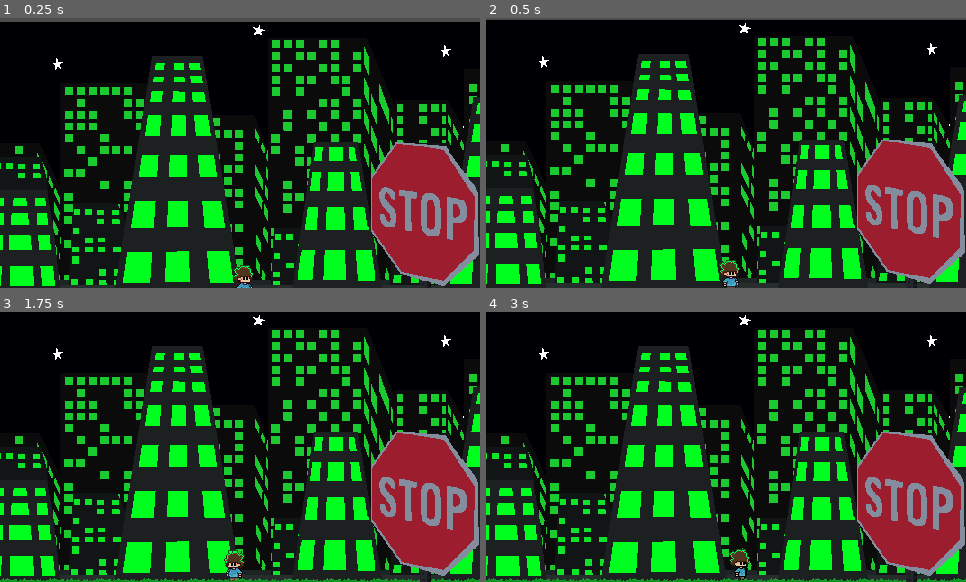
Above: before the commit, frames 1-4 (two rows, left to right).
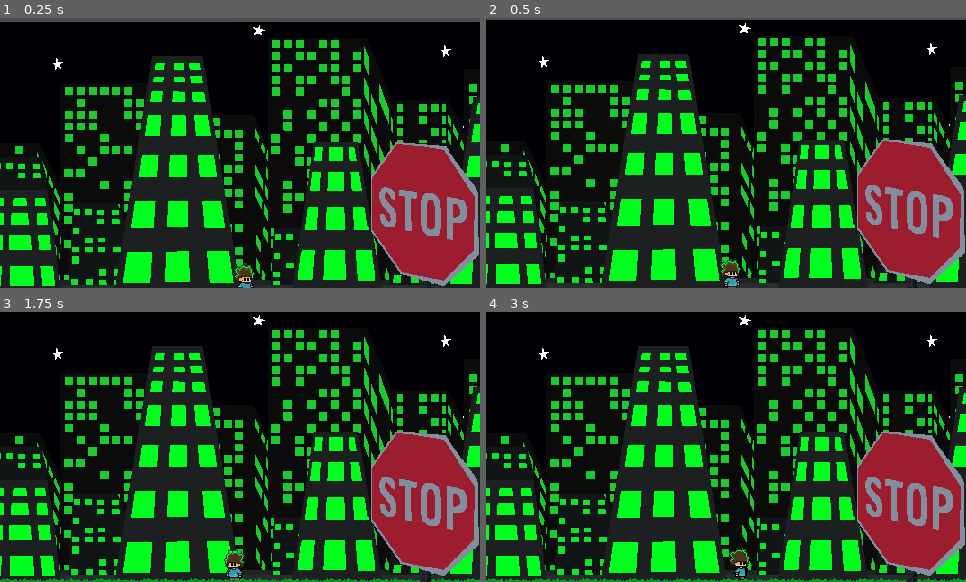
Above: after the commit, the same moments.

Repository: StudioXPEtudiant/25-26.M.S2.IDK
Game: Godot game, scene res://Asset/Map1/MAP1.tscn
Same seed, same stepped clock (60 frames per second), same inputs: the game is played once before the commit and once after it.
Inputs:
- Up to frame 1 (0.25 s): no input
- Up to frame 2 (0.5 s): no input
- Up to frame 3 (1.75 s): hold D (Droite) 0.53-1.28 s; hold Ctrl (Control) 0.53-1.28 s; tap Space (Jump) at 0.77, 1.52 s; hold A (Gauche) from 1.28 s (still down); tap Shift (Shift) at 1.35 s
- Up to frame 4 (3 s): release A (Gauche) at 2.03 s; hold Ctrl (Control) 2.03-2.78 s; hold D (Droite) from 2.03 s (still down); tap Shift (Shift) at 2.85 s

The runs differ from the first frame. In frame 1, 0.1% of the frame differs, in the area x 48-54%, y 90-100%; in frame 2, 0.2%, in the area x 48-54%, y 89-100%; in frame 3, less than 0.1%; in frame 4, less than 0.1%.

Commit message:
Started sound

Diff:
--- a/Asset/EveryMap/Script/Benny/Movement_Script.gd
+++ b/Asset/EveryMap/Script/Benny/Movement_Script.gd
@@ -15,6 +15,7 @@
 @export var CollisionStanding: CollisionPolygon2D
 @export var CollisionCrouch: CollisionPolygon2D
 @export var CollisionDetectorHead: bool
+@export var Timer_grass: Timer
 
 enum MoveState {IsWalking,IsJumping,Idle,IsRunning,IsDashing}
 var CurrentState
@@ -36,8 +37,6 @@
 func _process(_delta: float) -> void:
 	var deplacement: Vector2
 	var is_crouching: bool = false
-	print("State : " + str(CurrentState))
-	print("Dir : " + str(CurrentDir))
 	if velocity.x == 0:
 		ChangeState(MoveState.Idle)
 
@@ -49,6 +48,10 @@
 	if CollisionDetectorHead:
 		is_crouching = true
 
+	#if Input.is_action_just_pressed("Droite"):
+		#Timer_grass.start()
+	#if Input.is_action_just_released("Droite"):
+		#Timer_grass.stop()
 
 	if Input.is_action_pressed("Droite"):
 
@@ -140,7 +143,6 @@
 
 
 	if CurrentState == MoveState.IsWalking:
-
 		if CurrentDir == Direction.Left:
 			if LastDir == Direction.Right:
 				ChangeDir(Direction.Middle)
--- a/Asset/Map1/MAP1.tscn
+++ b/Asset/Map1/MAP1.tscn
@@ -10,6 +10,7 @@
 [ext_resource type="Texture2D" uid="uid://cfpkmvcadm37x" path="res://asset/map1Concept/imagesMap/stars.png" id="8_6r2tt"]
 [ext_resource type="PackedScene" uid="uid://b38utk70pabmt" path="res://asset/map1/object/Benny.tscn" id="9_hlsa6"]
 [ext_resource type="PackedScene" uid="uid://5mgb8blgt4t2" path="res://asset/map1/object/platform.tscn" id="10_nsurf"]
+[ext_resource type="AudioStream" uid="uid://cgbmrxvs0x6sj" path="res://asset/map1/sound/Spooky_Song.ogg" id="11_2ynjo"]
 
 [node name="Node2D" type="Node2D"]
 position = Vector2(0, -55)
@@ -201,10 +202,26 @@
 texture = ExtResource("8_6r2tt")
 centered = false
 
-[node name="CharacterBody2D" parent="." instance=ExtResource("9_hlsa6")]
+[node name="CharacterBody2D" parent="." node_paths=PackedStringArray("Timer_grass") instance=ExtResource("9_hlsa6")]
 z_index = 9
 position = Vector2(291, 314)
+Timer_grass = NodePath("../Timer_grass")
 
 [node name="Platform" parent="." instance=ExtResource("10_nsurf")]
 position = Vector2(-191, 335)
 scale = Vector2(19973.2, 1.01153)
+
+[node name="Grass1" type="AudioStreamPlayer2D" parent="."]
+position = Vector2(321, 295)
+stream = ExtResource("11_2ynjo")
+volume_db = 1.0
+
+[node name="Timer_grass" type="Timer" parent="."]
+wait_time = 0.3
+
+[node name="AudioStreamPlayer" type="AudioStreamPlayer" parent="."]
+stream = ExtResource("11_2ynjo")
+autoplay = true
+parameters/looping = true
+
+[connection signal="timeout" from="Timer_grass" to="Grass1" method="play"]
--- a/Asset/Map1/object/Benny.tscn
+++ b/Asset/Map1/object/Benny.tscn
@@ -1,9 +1,9 @@
-[gd_scene load_steps=68 format=3 uid="uid://b38utk70pabmt"]
+[gd_scene load_steps=67 format=3 uid="uid://b38utk70pabmt"]
 
 [ext_resource type="Script" path="res://asset/everyMap/script/Benny/Movement_Script.gd" id="1_ahjtc"]
 [ext_resource type="Texture2D" uid="uid://dganpjjtw2j34" path="res://asset/map1Concept/OLDBennySprite(im crazy)/BENNY_IDLE_RIGHT.png" id="2_bpkd2"]
 [ext_resource type="Texture2D" uid="uid://b33chauce15to" path="res://asset/map1Concept/OLDBennySprite(im crazy)/BENNY_LOOKIN_PLACES.png" id="3_5l0an"]
-[ext_resource type="Texture2D" uid="uid://dol0yr6svj5s0" path="res://asset/map1Concept/OLDBennySprite(im crazy)/BENNY_IDLE_GAME_TEST_RIGHT.png" id="4_4d806"]
+[ext_resource type="Texture2D" uid="uid://dtc58myeeub0p" path="res://asset/map1/benny/BennyIdleRight.png" id="4_aq6m6"]
 [ext_resource type="Texture2D" uid="uid://dsxwu2188ll23" path="res://asset/map1Concept/OLDBennySprite(im crazy)/Benny_WalkV1.png" id="5_vsomy"]
 [ext_resource type="Texture2D" uid="uid://bhwanbdfq4kh0" path="res://asset/map1Concept/OLDBennySprite(im crazy)/Lil_Dude_Touch_GroundV3.png" id="6_7x17r"]
 [ext_resource type="Texture2D" uid="uid://bdcomq4md5pid" path="res://asset/map1Concept/OLDBennySprite(im crazy)/Lil_Dude_FallingV4.png" id="7_equhx"]
@@ -71,37 +71,33 @@
 atlas = ExtResource("2_bpkd2")
 region = Rect2(448, 0, 32, 33)
 
-[sub_resource type="AtlasTexture" id="AtlasTexture_01w80"]
-atlas = ExtResource("4_4d806")
-region = Rect2(32, 0, 32, 33)
-
-[sub_resource type="AtlasTexture" id="AtlasTexture_w8bf7"]
-atlas = ExtResource("4_4d806")
-region = Rect2(64, 0, 32, 33)
-
-[sub_resource type="AtlasTexture" id="AtlasTexture_n48wr"]
-atlas = ExtResource("4_4d806")
-region = Rect2(96, 0, 32, 33)
-
-[sub_resource type="AtlasTexture" id="AtlasTexture_q8y43"]
-atlas = ExtResource("4_4d806")
-region = Rect2(128, 0, 32, 33)
-
-[sub_resource type="AtlasTexture" id="AtlasTexture_xyhuu"]
-atlas = ExtResource("4_4d806")
-region = Rect2(160, 0, 32, 33)
-
-[sub_resource type="AtlasTexture" id="AtlasTexture_b45lu"]
-atlas = ExtResource("4_4d806")
-region = Rect2(192, 0, 32, 33)
-
-[sub_resource type="AtlasTexture" id="AtlasTexture_voqpi"]
-atlas = ExtResource("4_4d806")
-region = Rect2(224, 0, 32, 33)
-
-[sub_resource type="AtlasTexture" id="AtlasTexture_j8bw1"]
-atlas = ExtResource("4_4d806")
-region = Rect2(0, 0, 32, 33)
+[sub_resource type="AtlasTexture" id="AtlasTexture_2d50v"]
+atlas = ExtResource("4_aq6m6")
+region = Rect2(0, 0, 34, 34)
+
+[sub_resource type="AtlasTexture" id="AtlasTexture_xxp61"]
+atlas = ExtResource("4_aq6m6")
+region = Rect2(34, 0, 34, 34)
+
+[sub_resource type="AtlasTexture" id="AtlasTexture_matlk"]
+atlas = ExtResource("4_aq6m6")
+region = Rect2(68, 0, 34, 34)
+
+[sub_resource type="AtlasTexture" id="AtlasTexture_c713n"]
+atlas = ExtResource("4_aq6m6")
+region = Rect2(102, 0, 34, 34)
+
+[sub_resource type="AtlasTexture" id="AtlasTexture_r5p2c"]
+atlas = ExtResource("4_aq6m6")
+region = Rect2(136, 0, 34, 34)
+
+[sub_resource type="AtlasTexture" id="AtlasTexture_t58cf"]
+atlas = ExtResource("4_aq6m6")
+region = Rect2(170, 0, 34, 34)
+
+[sub_resource type="AtlasTexture" id="AtlasTexture_c4fnt"]
+atlas = ExtResource("4_aq6m6")
+region = Rect2(204, 0, 34, 34)
 
 [sub_resource type="AtlasTexture" id="AtlasTexture_h4gmx"]
 atlas = ExtResource("5_vsomy")
@@ -362,73 +358,25 @@
 }, {
 "frames": [{
 "duration": 1.0,
-"texture": SubResource("AtlasTexture_01w80")
-}, {
-"duration": 1.0,
-"texture": SubResource("AtlasTexture_w8bf7")
-}, {
-"duration": 1.0,
-"texture": SubResource("AtlasTexture_n48wr")
-}, {
-"duration": 1.0,
-"texture": SubResource("AtlasTexture_q8y43")
-}, {
-"duration": 1.0,
-"texture": SubResource("AtlasTexture_xyhuu")
-}, {
-"duration": 1.0,
-"texture": SubResource("AtlasTexture_b45lu")
-}, {
-"duration": 1.0,
-"texture": SubResource("AtlasTexture_voqpi")
-}, {
-"duration": 1.0,
-"texture": SubResource("AtlasTexture_j8bw1")
-}, {
-"duration": 1.0,
-"texture": SubResource("AtlasTexture_01w80")
-}, {
-"duration": 1.0,
-"texture": SubResource("AtlasTexture_w8bf7")
-}, {
-"duration": 1.0,
-"texture": SubResource("AtlasTexture_n48wr")
-}, {
-"duration": 1.0,
-"texture": SubResource("AtlasTexture_q8y43")
-}, {
-"duration": 1.0,
-"texture": SubResource("AtlasTexture_xyhuu")
-}, {
-"duration": 1.0,
-"texture": SubResource("AtlasTexture_b45lu")
-}, {
-"duration": 1.0,
-"texture": SubResource("AtlasTexture_voqpi")
-}, {
-"duration": 1.0,
-"texture": SubResource("AtlasTexture_j8bw1")
-}, {
-"duration": 1.0,
-"texture": SubResource("AtlasTexture_01w80")
-}, {
-"duration": 1.0,
-"texture": SubResource("AtlasTexture_w8bf7")
-}, {
-"duration": 1.0,
-"texture": SubResource("AtlasTexture_n48wr")
-}, {
-"duration": 1.0,
-"texture": SubResource("AtlasTexture_q8y43")
-}, {
-"duration": 1.0,
-"texture": SubResource("AtlasTexture_xyhuu")
-}, {
-"duration": 1.0,
-"texture": SubResource("AtlasTexture_b45lu")
-}, {
-"duration": 1.0,
-"texture": SubResource("AtlasTexture_voqpi")
+"texture": SubResource("AtlasTexture_2d50v")
+}, {
+"duration": 1.0,
+"texture": SubResource("AtlasTexture_xxp61")
+}, {
+"duration": 1.0,
+"texture": SubResource("AtlasTexture_matlk")
+}, {
+"duration": 1.0,
+"texture": SubResource("AtlasTexture_c713n")
+}, {
+"duration": 1.0,
+"texture": SubResource("AtlasTexture_r5p2c")
+}, {
+"duration": 1.0,
+"texture": SubResource("AtlasTexture_t58cf")
+}, {
+"duration": 1.0,
+"texture": SubResource("AtlasTexture_c4fnt")
 }],
 "loop": true,
 "name": &"Idle_Right",
@@ -1114,11 +1062,12 @@
 CollisionCrouch = NodePath("CollisionCrouch")
 
 [node name="AnimatedSprite2D" type="AnimatedSprite2D" parent="."]
+self_modulate = Color(0.941946, 0.992877, 0.919066, 1)
 texture_filter = 1
 position = Vector2(0, -3.7)
 scale = Vector2(1, 1.01515)
 sprite_frames = SubResource("SpriteFrames_i1e8k")
-animation = &"WalkLeft"
+animation = &"Idle_Right"
 autoplay = "Idle_Right"
 
 [node name="Camera2D" type="Camera2D" parent="."]
--- a/project.godot
+++ b/project.godot
@@ -33,11 +33,13 @@
 Gauche={
 "deadzone": 0.5,
 "events": [Object(InputEventKey,"resource_local_to_scene":false,"resource_name":"","device":-1,"window_id":0,"alt_press …(191 unchanged characters)…
+, Object(InputEventKey,"resource_local_to_scene":false,"resource_name":"","device":-1,"window_id":0,"alt_pressed":false,"shift_pressed":false,"ctrl_pressed":false,"meta_pressed":false,"pressed":false,"keycode":0,"physical_keycode":4194319,"key_label":0,"unicode":0,"location":0,"echo":false,"script":null)
 ]
 }
 Droite={
 "deadzone": 0.5,
 "events": [Object(InputEventKey,"resource_local_to_scene":false,"resource_name":"","device":-1,"window_id":0,"alt_press …(192 unchanged characters)…
+, Object(InputEventKey,"resource_local_to_scene":false,"resource_name":"","device":-1,"window_id":0,"alt_pressed":false,"shift_pressed":false,"ctrl_pressed":false,"meta_pressed":false,"pressed":false,"keycode":0,"physical_keycode":4194321,"key_label":0,"unicode":0,"location":0,"echo":false,"script":null)
 ]
 }
 Courir={
@@ -48,6 +50,8 @@
 Jump={
 "deadzone": 0.5,
 "events": [Object(InputEventKey,"resource_local_to_scene":false,"resource_name":"","device":-1,"window_id":0,"alt_press …(191 unchanged characters)…
+, Object(InputEventKey,"resource_local_to_scene":false,"resource_name":"","device":-1,"window_id":0,"alt_pressed":false,"shift_pressed":false,"ctrl_pressed":false,"meta_pressed":false,"pressed":false,"keycode":0,"physical_keycode":87,"key_label":0,"unicode":119,"location":0,"echo":false,"script":null)
+, Object(InputEventKey,"resource_local_to_scene":false,"resource_name":"","device":-1,"window_id":0,"alt_pressed":false,"shift_pressed":false,"ctrl_pressed":false,"meta_pressed":false,"pressed":false,"keycode":0,"physical_keycode":4194320,"key_label":0,"unicode":0,"location":0,"echo":false,"script":null)
 ]
 }
 Shift={
@@ -58,6 +62,8 @@
 Control={
 "deadzone": 0.5,
 "events": [Object(InputEventKey,"resource_local_to_scene":false,"resource_name":"","device":-1,"window_id":0,"alt_press …(195 unchanged characters)…
+, Object(InputEventKey,"resource_local_to_scene":false,"resource_name":"","device":-1,"window_id":0,"alt_pressed":false,"shift_pressed":false,"ctrl_pressed":false,"meta_pressed":false,"pressed":false,"keycode":0,"physical_keycode":83,"key_label":0,"unicode":115,"location":0,"echo":false,"script":null)
+, Object(InputEventKey,"resource_local_to_scene":false,"resource_name":"","device":-1,"window_id":0,"alt_pressed":false,"shift_pressed":false,"ctrl_pressed":false,"meta_pressed":false,"pressed":false,"keycode":0,"physical_keycode":4194322,"key_label":0,"unicode":0,"location":0,"echo":false,"script":null)
 ]
 }
 
Not shown: 1 places in Asset/Map1/MAP1.tscn that only renumber resources
Binary file added: Asset/Map1/benny/BennyIdleRight.png
Not shown, added: Asset/Map1/benny/BennyIdleRight.png.import
Not shown, added: Asset/Map1/sound/Spooky_Song.ogg.import
Not shown, added: Asset/Map1/sound/sound_desing.ogg.import
Not shown, added: Asset/Map1/sound/walkGrass1.ogg.import
Not shown, added: Asset/Map1/sound/Spooky_Song.ogg
Not shown, added: Asset/Map1/sound/sound_desing.ogg
Not shown, added: Asset/Map1/sound/walkGrass1.ogg
